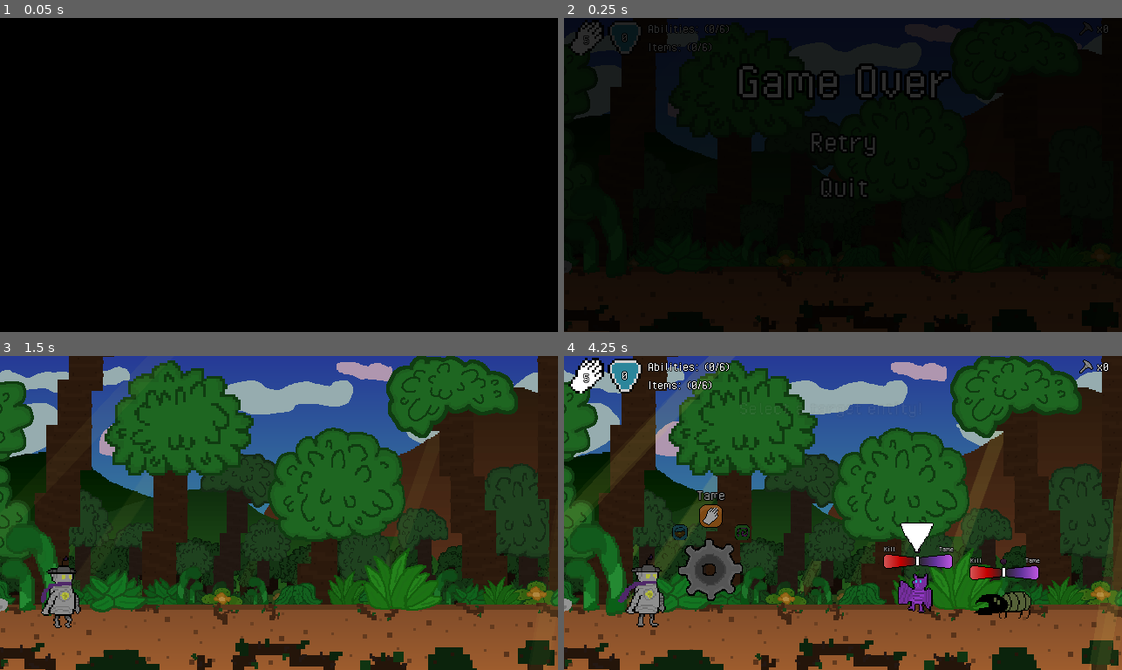
Above: before the commit, frames 1-4 (two rows, left to right).
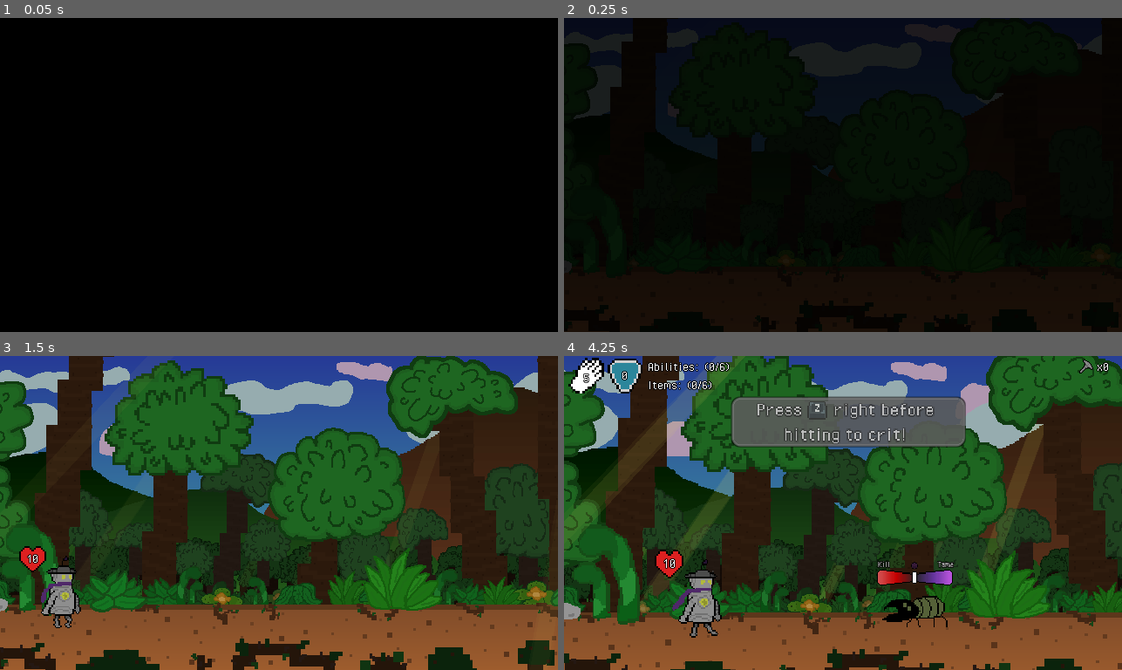
Above: after the commit, the same moments.

Repository: greeeegartur/cgvr-thesis
Game: Godot game, scene res://Scenes/CombatScene.tscn
Same seed, same stepped clock (60 frames per second), same inputs: the game is played once before the commit and once after it. This scene is started directly instead of the project's main scene.
Inputs:
- Up to frame 1 (0.05 s): no input
- Up to frame 2 (0.25 s): no input
- Up to frame 3 (1.5 s): tap Enter (ui_accept) at 0.5, 0.77, 1.07 s; hold Right (ui_right) 0.53-1.28 s; tap A (heat_a) at 0.6 s; hold Down (ui_down) from 1.28 s (still down); tap B (heat_b) at 1.35 s
- Up to frame 4 (4.25 s): tap Enter (ui_accept) at 1.52, 1.82, 3.02, 3.32, 3.77, 4.07 s; release Down (ui_down) at 2.03 s; hold Right (ui_right) 2.03-2.78 s; tap C (heat_c) at 2.1 s; hold Up (ui_up) 2.78-3.53 s; tap F (heat_f) at 2.85 s; hold Left (ui_left) from 3.53 s (still down); tap J (heat_j) at 3.6 s

Frame 1 is identical in both runs. In frame 2, 2.9% of the frame differs, in the area x 1-98%, y 0-57%; in frame 3, 0.3%; in frame 4, 54%, in the area x 0-100%, y 0-100%.

Commit message:
Changes for web/mac/windows build
Configure presets and some load settings to make each build work.

Diff:
--- a/droidream/Scenes/CombatScene.tscn
+++ b/droidream/Scenes/CombatScene.tscn
@@ -146,6 +146,7 @@
 transform = Transform2D(2.5, 0, 0, 2.5, 0, 0)
 
 [node name="DeathScreen" parent="UI" instance=ExtResource("15_kwghb")]
+visible = false
 
 [node name="RewardsScreen" parent="UI" instance=ExtResource("14_et1op")]
 offset_left = 330.0
--- a/droidream/Scenes/Entities/UFO_Tuh-U/TuhU.tscn
+++ b/droidream/Scenes/Entities/UFO_Tuh-U/TuhU.tscn
@@ -33,7 +33,7 @@
 [node name="AnimationPlayer" type="AnimationPlayer" parent="Sprite2D"]
 root_node = NodePath("../..")
 
-[node name="CPUParticles2D" type="CPUParticles2D" parent="."]
+[node name="HoverParticles" type="CPUParticles2D" parent="."]
 z_index = -1
 position = Vector2(0, 13)
 amount = 10
--- a/droidream/Scenes/TutorialScene.tscn
+++ b/droidream/Scenes/TutorialScene.tscn
@@ -234,3 +234,4 @@
 
 [node name="TutorialOverlay" type="CanvasLayer" parent="."]
 layer = 12
+follow_viewport_enabled = true
--- a/droidream/Scripts/Combat/CombatManager.gd
+++ b/droidream/Scripts/Combat/CombatManager.gd
@@ -156,7 +156,7 @@
 # Prepares combat by loading entities (player and enemy(s)) and starting combat
 func _ready():
 	set_process_input(true)
-	_setup_ui()
+	await _setup_ui()
 	# Combat scene's process mode (pausing) for minigames
 	process_mode = Node.PROCESS_MODE_PAUSABLE
 	camera.process_mode = Node.PROCESS_MODE_ALWAYS
@@ -269,6 +269,9 @@
 	await tween.finished
 
 func _setup_ui():
+	if not ui.is_node_ready():
+		await ui.ready
+
 	ui.setup(self)
 
 	# PLAYER
@@ -285,8 +288,6 @@
 	# TOP UI
 	# Turn order button signal
 	ui.turn_order_toggled.connect(_on_turn_order_toggled)
-
-	await ui.ready
 
 # Resets combat for new round
 func _reset_combat_state():
--- a/droidream/Scripts/Combat/CombatUI.gd
+++ b/droidream/Scripts/Combat/CombatUI.gd
@@ -65,6 +65,11 @@
 	return "%.2f" % rounded
 
 func hide_player_stats_hud():
+	if not is_node_ready():
+		await ready
+	if player_stats_hud == null:
+		return
+
 	if stats_hud_tween:
 		stats_hud_tween.kill()
 	stats_hud_tween = create_tween()
@@ -75,6 +80,11 @@
 
 
 func show_player_stats_hud():
+	if not is_node_ready():
+		await ready
+	if player_stats_hud == null:
+		return
+
 	if stats_hud_tween:
 		stats_hud_tween.kill()
 	player_stats_hud.visible = true
--- a/droidream/Scripts/Combat/TutorialDirector.gd
+++ b/droidream/Scripts/Combat/TutorialDirector.gd
@@ -13,7 +13,7 @@
 @onready var ufo := $"../World/TuhU"
 @onready var speech_bubble := $"../UI/SpeechBubble"
 @onready var hint_node := $"../UI/HintNode"
-@onready var tutorial_overlay := $"../UI/TutorialOverlay"
+@onready var tutorial_overlay := $"../TutorialOverlay"
 
 var original_ufo_parent: Node
 var original_speech_parent: Node
@@ -177,6 +177,7 @@
 
 	# Droid nods silently.
 	await player_nod()
+	await get_tree().create_timer(0.35).timeout
 
 	await say("..Oh, right. You’re actually lost.", "normal")
 	end_say()
@@ -205,7 +206,7 @@
 	await player_visual.bubble_emote("worry")
 
 	await say("To get back, you’d need to cross the cliffside.", "right")
-	await say("But the cliffside is beyond this jungle and a cavern system.", "normal")
+	await say("But to get there, you'd need to cross this jungle and a cavern system.", "normal")
 	await say("It’s no easy path, the road is full of all sorts of %s." % bb("creatures", "wild creatures"), "sad")
 	await say("For someone so young like yourself… It can be a dangerous journey.", "sad")
 	end_say()
@@ -260,7 +261,7 @@
 	await say("This should work!", "happy")
 	end_say()
 
-	ufo.flip_toward_left()
+	ufo.flip_toward_left(true)
 	await get_tree().create_timer(0.25).timeout
 	await say("Are you ready? Let’s begin!", "happy")
 	end_say()
@@ -584,7 +585,7 @@
 
 func walk_out_and_finish():
 	camera.reset_camera()
-	ufo.flip_toward_right()
+	ufo.flip_toward_left(true)
 	player_visual.anim.play("player_walk")
 
 	var tween := create_tween()
--- a/droidream/Scripts/Data/Areas/Jungle/JungleStage3.tres
+++ b/droidream/Scripts/Data/Areas/Jungle/JungleStage3.tres
@@ -24,9 +24,9 @@
 },
 3: {
 "bat": 0.4,
-"beetle": 0.1,
+"beetle": 0.2,
 "duck": 0.2,
-"frog": 0.3
+"frog": 0.2
 }
 }
 metadata/_custom_type_script = "uid://cq42yd5k6nmne"
--- a/droidream/Scripts/Data/Areas/Jungle/JungleStage4.tres
+++ b/droidream/Scripts/Data/Areas/Jungle/JungleStage4.tres
@@ -23,10 +23,10 @@
 "frog": 0.4
 },
 3: {
-"bat": 0.33,
-"beetle": 0.0,
+"bat": 0.17,
+"beetle": 0.25,
 "duck": 0.33,
-"frog": 0.34
+"frog": 0.25
 }
 }
 metadata/_custom_type_script = "uid://cq42yd5k6nmne"
--- a/droidream/Scripts/Data/EnemyDatabase.gd
+++ b/droidream/Scripts/Data/EnemyDatabase.gd
@@ -76,19 +76,28 @@
 	var file_name := dir.get_next()
 
 	while file_name != "":
-		if file_name.ends_with(".tres"):
-			var path : String = FOLDER + file_name
-			var enemy = load(path)
+		if not dir.current_is_dir():
+			var resource_file := _get_resource_file_name(file_name)
+			if resource_file != "":
+				var path : String = FOLDER + resource_file
+				var enemy = load(path)
 
-			# Checks correct type
-			if enemy is EnemyInfo:
-				ENEMIES[enemy.enemy_id] = enemy
-			else:
-				push_warning("Not an EnemyInfo resource: %s" % path)
+				# Checks correct type
+				if enemy is EnemyInfo:
+					ENEMIES[enemy.enemy_id] = enemy
+				else:
+					push_warning("Not an EnemyInfo resource: %s" % path)
 
 		file_name = dir.get_next()
 
 	dir.list_dir_end()
+
+func _get_resource_file_name(file_name: String) -> String:
+	if file_name.ends_with(".tres"):
+		return file_name
+	if file_name.ends_with(".tres.remap"):
+		return file_name.trim_suffix(".remap")
+	return ""
 
 
 func get_enemy(id: String):
--- a/droidream/Scripts/Misc/SpeechBubble.gd
+++ b/droidream/Scripts/Misc/SpeechBubble.gd
@@ -12,7 +12,7 @@
 var mode := BubbleMode.CINEMATIC
 
 @onready var root := $BubbleRoot
-@onready var anim := $BubbleRoot/AnimationPlayer
+@onready var anim := $AnimationPlayer
 @onready var label := $BubbleRoot/RichTextLabel
 @onready var tail := $BubbleRoot/Tail
 @onready var tail_line: Line2D = $BubbleRoot/Tail/Line2D
--- a/droidream/project.godot
+++ b/droidream/project.godot
@@ -13,6 +13,7 @@
 config/name="Droidream"
 run/main_scene="uid://bdojf0fpbit33"
 config/features=PackedStringArray("4.5", "GL Compatibility")
+boot_splash/image="uid://dr12gpiwhcjh6"
 config/icon="res://icon.svg"
 
 [autoload]
Not shown, added: droidream/export_presets.cfg
